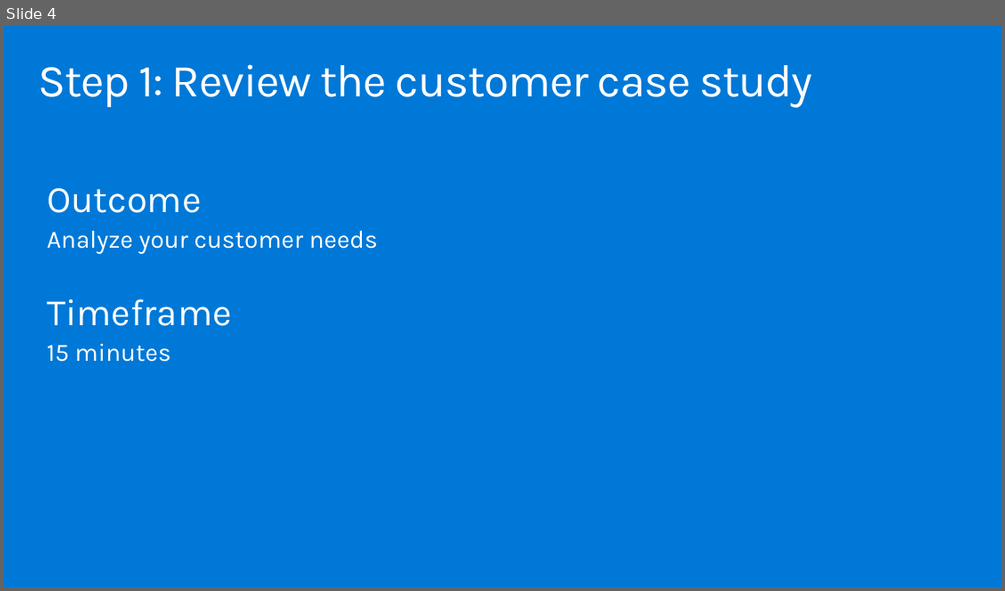
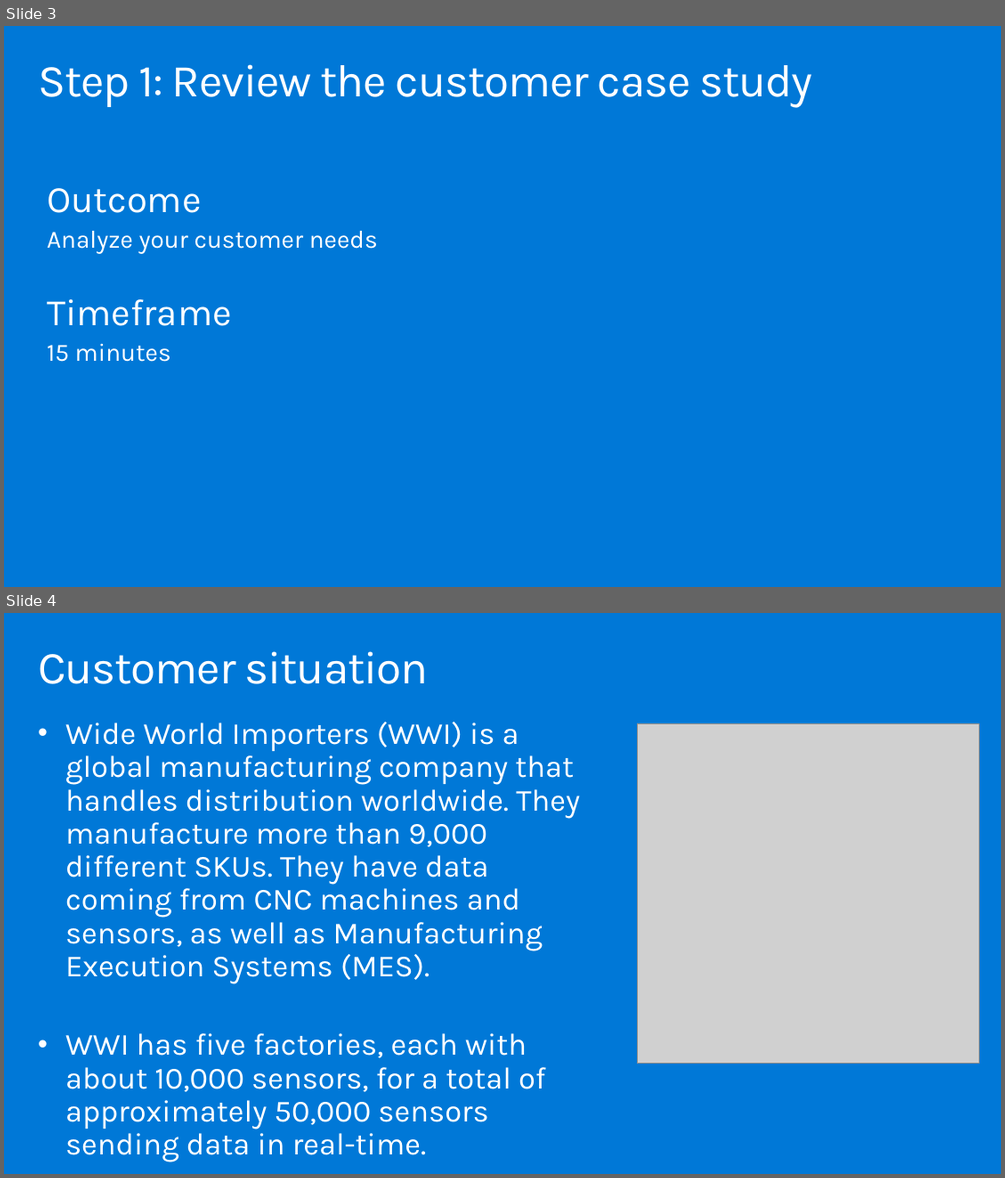
Before and after one commit to solliancenet/MCW-innovate-modernize-apps-with-data-ai, a slide deck: Whiteboard design session/WDS trainer presentation - Innovate and Modernize Apps with Data and AI.pptx. Shown one above the other, each under a label of ours: slide 4 before the commit, slides 3 and 4 after it. The pictures are 1005x591 and 1005x1178 pixels, drawn with LibreOffice and Linux fonts; fonts in the diff are those of the drawing; grey boxes stand for pictures. Boxes give left, top, right and bottom in pixels: in the first picture for what was removed or moved away, otherwise in the second. Text is boxed around its words. In the diff, an @@ line names an element or a change of style, - is before the commit and + after.

```diff
--- a/Whiteboard design session/WDS trainer presentation - Innovate and Modernize Apps with Data and AI.pptx
+++ b/Whiteboard design session/WDS trainer presentation - Innovate and Modernize Apps with Data and AI.pptx
@@ slide 4 added at box(4, 613, 1001, 1174), background #0078D7 @@
@@ title added at box(38, 651, 429, 684), 44.1 pt, text #FFFFFF @@
+Customer situation
@@ text added at box(65, 722, 580, 1162), 29.6 pt, text #FFFFFF @@
+• Wide World Importers (WWI) is a global manufacturing company that handles distribution worldwide. They manufacture more than 9,000 different SKUs. They have data coming from CNC machines and sensors, as well as Manufacturing Execution Systems (MES).
+• WWI has five factories, each with about 10,000 sensors, for a total of approximately 50,000 sensors sending data in real-time.
@@ picture added at box(638, 723, 979, 1064) @@
@@ what was slide 4 is now slide 3 @@
```
Also in this commit, not shown: 1 slide changed, 14 other slides added, 19 slides removed, 1 other file.
